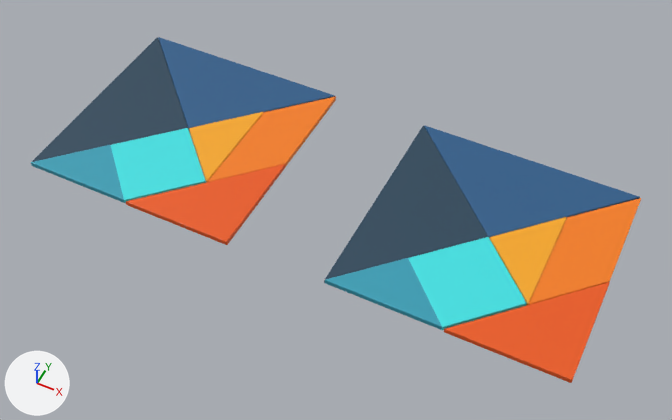
The glTF model Tangram_patrimoine.glb as it was, and as the next commit left it.
The view is the same before and after, from a camera (50 mm lens) standing at (1.8, -4.64, 6.09) and looking at (-0.7, 0.34, -0.14). Every picture has the same lights, and +X, +Y and +Z are marked at lower left. Where no turn or scale is listed for an object, it has been applied to the vertices.
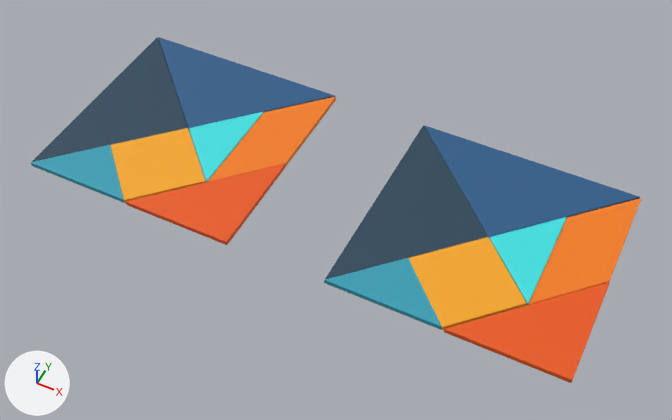
Where the change shows, as pixel boxes [x1, y1, x2, y2] in the pictures (672 x 420 px):
'Plane.042', recoloured (cyan to orange)
    both: [408, 237, 527, 330]
'Plane.040', recoloured (cyan to orange)
    both: [111, 128, 206, 203]
'Plane.047', recoloured (orange to cyan)
    both: [490, 217, 567, 305]
'Plane.039', recoloured (orange to cyan)
    both: [189, 112, 264, 182]

What changed in the scene script:
```text
Change me_plane_040:
    where me_plane_040.from_pydata(...)  # 42 vertices, 80 faces; spans x -0.342..0.172, y -0.514..0.514, z 0.0..0.05
    remove me_plane_040.materials.append(mat_material4)  # orange #f7a81f
    add me_plane_040.materials.append(mat_material6)  # cyan #3fe1e3
Change me_plane_041:
    where me_plane_041.from_pydata(...)  # 56 vertices, 108 faces; spans x -0.514..0.514, y -0.514..0.514, z 0.0..0.05
    remove me_plane_041.materials.append(mat_material6)  # cyan #3fe1e3
    add me_plane_041.materials.append(mat_material4)  # orange #f7a81f
Change me_plane_043:
    where me_plane_043.from_pydata(...)  # 56 vertices, 108 faces; spans x -0.514..0.514, y -0.514..0.514, z 0.0..0.05
    remove me_plane_043.materials.append(mat_material6)  # cyan #3fe1e3
    add me_plane_043.materials.append(mat_material4)  # orange #f7a81f
Change me_plane_048:
    where me_plane_048.from_pydata(...)  # 42 vertices, 80 faces; spans x -0.342..0.172, y -0.514..0.514, z 0.0..0.05
    remove me_plane_048.materials.append(mat_material4)  # orange #f7a81f
    add me_plane_048.materials.append(mat_material6)  # cyan #3fe1e3
```
